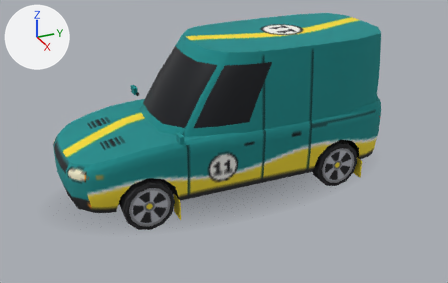
What one commit did to the glTF model modelos/cafune.glb.
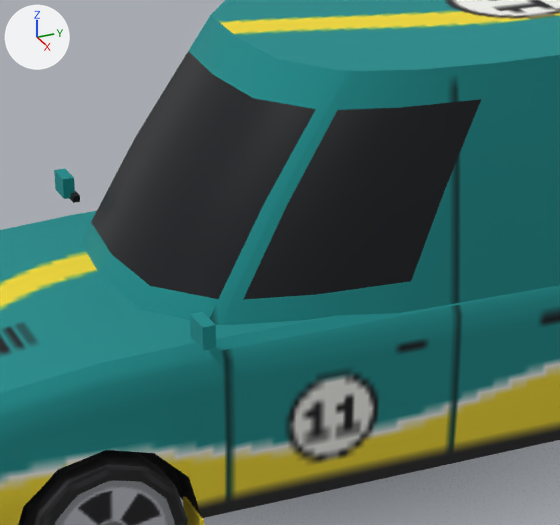
There are two pictures of each version: one whole from a 50 mm lens placed at (6.62, -2.97, 3.85), pointed at (0.15, -0.06, 0.62), one close up on the part from 25% to 67% of the width and 10% to 72% of the height. The lights are fixed; the arrows at upper left show +X, +Y and +Z. The first two pictures are the older version. Where no turn or scale is listed for an object, it has been applied to the vertices. Vertices at exactly the same position are counted once.

Objects in the first close-up: 'Capo_malha', 'Carroceria', 'Porta_E_malha', 'Porta_TE_malha', 'Roda_DE', 'Sombra'.
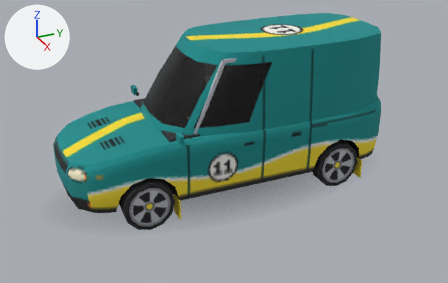
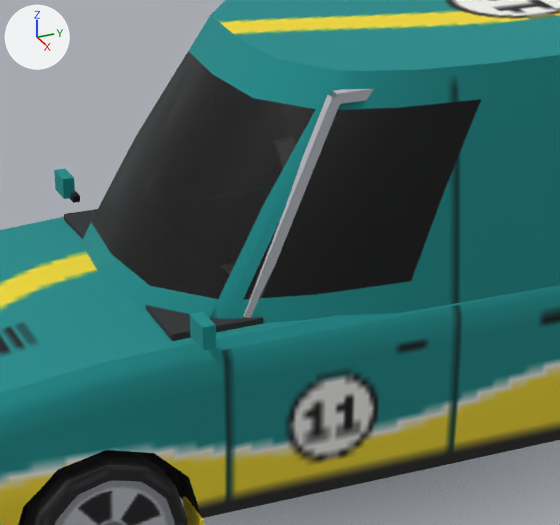
Location of each change, (x1, y1, x2, y2) in pixels of the close-ups (560 x 525 px):
'Interior', reshaped (not visible before)
    after: (64, 12, 374, 341)
part 1 of me_interior, added
    after: (64, 209, 263, 341)
part 2 of me_interior, added (mostly hidden)
    after: (204, 12, 374, 318)

The change in detail:
Material 'Banco' (mat_banco) is new.
Its base color is (0.893, 0.873, 0.813) (white #f3f0e9).
Its roughness is 1.0.
Material 'Forro' (mat_forro) is new.
Its base color is (0.029, 0.029, 0.0323) (dark grey #303032).
Its roughness is 1.0.
me_interior is used by ob_interior; location (0.0, 0.0, 0.0).
me_interior had 24 vertices, 36 faces and spanned x -0.68..0.68, y -1.73..1.84, z 0.39..1.77.
me_interior no longer uses material mat_caixa (black #101013).
me_interior now has 378 vertices, 526 faces and spans x -0.73..0.73, y -1.73..1.98, z 0.36..1.85.
me_interior part 1: a new loose piece, a box spanning x -0.68..0.68, y -0.95..-0.59, z 0.76..1.03, in mat_forro (dark grey #303032).
me_interior part 2: 176 vertices added at x -0.68..0.68, y -0.66..1.85, z 0.36..1.84.
Other edits to the shape of me_interior do not show in these pictures.
me_interior gains material mat_forro (dark grey #303032).
me_interior gains material mat_banco (white #f3f0e9).
me_interior gains material mat_cromo (light grey #b9bcc3).
me_interior gains material mat_preto (black #101013).
